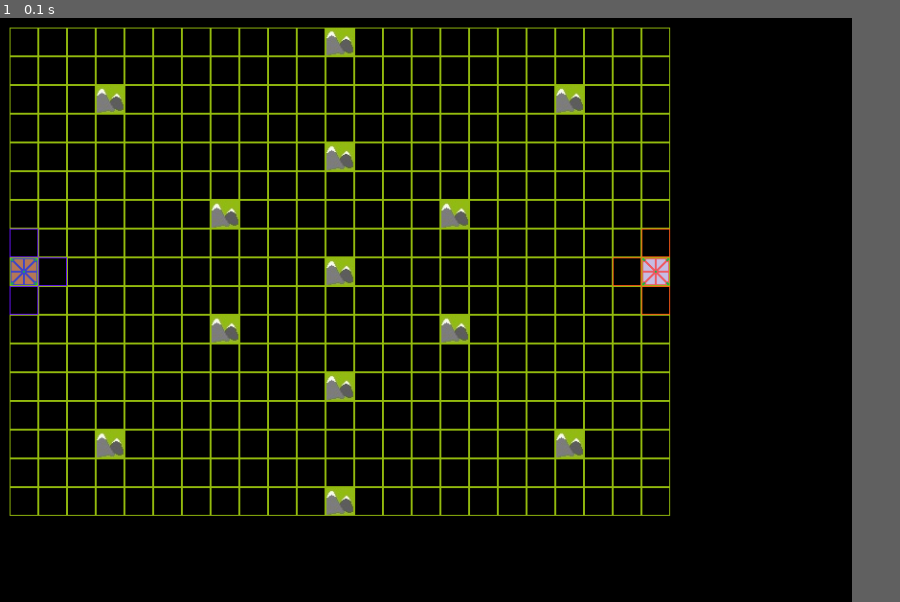
Above: before the commit, frame 1.
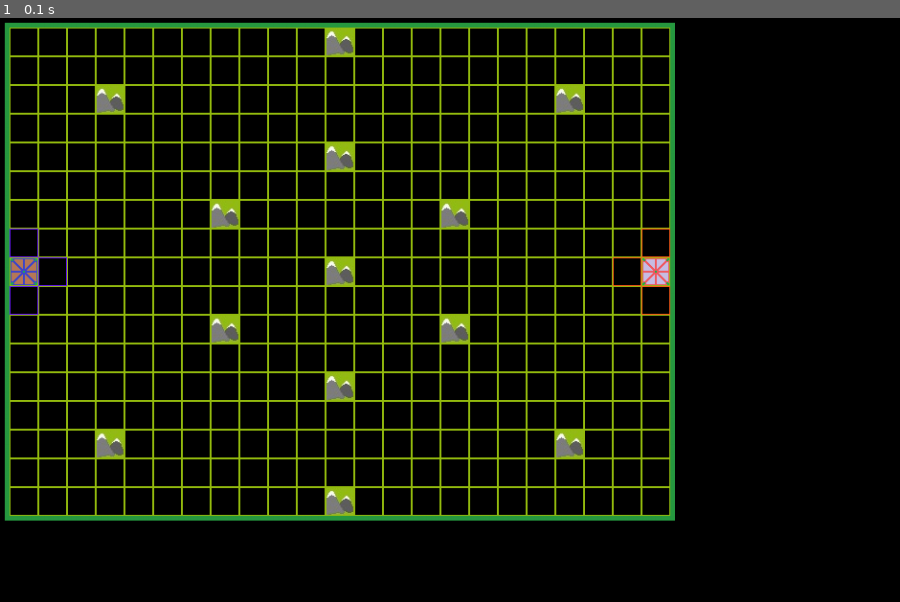
Above: after the commit, the same moment.

Repository: MikhailSK/PyGame
Game: pygame game, started from main.py
The game is run twice, just before and just after one commit, with the same random seed, the same clock (stepped at 60 frames per second) and the same inputs.
Inputs:
- Up to frame 1 (0.1 s): no input
In our replay, the window is 852x584 before the commit and 900x584 after it. These sizes can differ from the game's own. Grey fills any space a smaller window leaves; there, only what the larger window draws over its background counts as a difference.

The runs differ from the first frame. In frame 1, 2.4% of the frame differs, in the area x 0-75%, y 0-87%.

Commit message:
add frame of board

Diff:
--- a/Board.py
+++ b/Board.py
@@ -1,5 +1,3 @@
-import pygame
-import random
 import numpy as np
 from unit import *
 from screen import *
@@ -16,7 +14,9 @@
     def __init__(self, width, height, screen):
         self.screen = screen
         self.color = {0: (0, 0, 0), -1: (0, 150, 50),
-                      1: (255, 150, 0), 2: (0, 110, 10), 11: (107, 24, 255), 22: (255, 93, 25)}
+                      1: (255, 150, 0), 2: (0, 110, 10),
+                      11: (107, 24, 255), 22: (255, 93, 25),
+                      12: (0, 150, 50), "frame": (40, 154, 65)}
         self.xod = -1
         self.width_board = width
         self.height_board = height
@@ -49,61 +49,129 @@
                 m_par = 0
                 if x_pos == 0:
                     if y_pos == 0:
-                        if self.board[x_pos + 1][y_pos] in range(12, 13) or self.board[x_pos][y_pos + 1] in range(12, 13):
-                            m_par = 11
-                        elif self.board[x_pos + 1][y_pos] in range(22, 23) or self.board[x_pos][y_pos + 1] in range(22, 23):
+                        if self.board[x_pos + 1][y_pos] \
+                                in range(12, 13) \
+                                or self.board[x_pos][y_pos + 1] \
+                                in range(12, 13):
+                            m_par = 11
+                        elif self.board[x_pos + 1][y_pos] \
+                                in range(22, 23) \
+                                or self.board[x_pos][y_pos + 1] \
+                                in range(22, 23):
                             m_par = 22
                     elif y_pos == BOARD_H - 1:
-                        if self.board[x_pos + 1][y_pos] in range(12, 13) or self.board[x_pos][y_pos - 1] in range(12, 13):
-                            m_par = 11
-                        elif self.board[x_pos + 1][y_pos] in range(22, 23) or self.board[x_pos][y_pos - 1] in range(22, 23):
+                        if self.board[x_pos + 1][y_pos] \
+                                in range(12, 13) \
+                                or self.board[x_pos][y_pos - 1] \
+                                in range(12, 13):
+                            m_par = 11
+                        elif self.board[x_pos + 1][y_pos] \
+                                in range(22, 23) \
+                                or self.board[x_pos][y_pos - 1] \
+                                in range(22, 23):
                             m_par = 22
                     else:
-                        if self.board[x_pos + 1][y_pos] in range(12, 13) or self.board[x_pos][y_pos - 1] in range(12, 13)\
-                                or self.board[x_pos][y_pos + 1] in range(12, 13):
-                            m_par = 11
-                        elif self.board[x_pos + 1][y_pos] in range(22, 23) or self.board[x_pos][y_pos - 1] in range(22, 23)\
-                                or self.board[x_pos][y_pos + 1] in range(22, 23):
+                        if self.board[x_pos + 1][y_pos] \
+                                in range(12, 13) \
+                                or self.board[x_pos][y_pos - 1] \
+                                in range(12, 13) \
+                                or self.board[x_pos][y_pos + 1] \
+                                in range(12, 13):
+                            m_par = 11
+                        elif self.board[x_pos + 1][y_pos] \
+                                in range(22, 23) \
+                                or self.board[x_pos][y_pos - 1] \
+                                in range(22, 23) \
+                                or self.board[x_pos][y_pos + 1] \
+                                in range(22, 23):
                             m_par = 22
                 elif x_pos == BOARD_W - 1:
                     if y_pos == 0:
-                        if self.board[x_pos - 1][y_pos] in range(12, 13) or self.board[x_pos][y_pos + 1] in range(12, 13):
-                            m_par = 11
-                        elif self.board[x_pos - 1][y_pos] in range(22, 23) or self.board[x_pos][y_pos + 1] in range(22, 23):
+                        if self.board[x_pos - 1][y_pos] \
+                                in range(12, 13) \
+                                or self.board[x_pos][y_pos + 1] \
+                                in range(12, 13):
+                            m_par = 11
+                        elif self.board[x_pos - 1][y_pos] \
+                                in range(22, 23) \
+                                or self.board[x_pos][y_pos + 1] \
+                                in range(22, 23):
                             m_par = 22
                     elif y_pos == BOARD_H - 1:
-                        if self.board[x_pos - 1][y_pos] in range(12, 13) or self.board[x_pos][y_pos - 1] in range(12, 13):
-                            m_par = 11
-                        elif self.board[x_pos - 1][y_pos] in range(22, 23) or self.board[x_pos][y_pos - 1] in range(22, 23):
+                        if self.board[x_pos - 1][y_pos] \
+                                in range(12, 13) \
+                                or self.board[x_pos][y_pos - 1] \
+                                in range(12, 13):
+                            m_par = 11
+                        elif self.board[x_pos - 1][y_pos] \
+                                in range(22, 23) \
+                                or self.board[x_pos][y_pos - 1] \
+                                in range(22, 23):
                             m_par = 22
                     else:
-                        if self.board[x_pos - 1][y_pos] in range(12, 13) or self.board[x_pos][y_pos - 1] in range(12, 13)\
-                                or self.board[x_pos][y_pos + 1] in range(12, 13):
-                            m_par = 11
-                        elif self.board[x_pos - 1][y_pos] in range(22, 23) or self.board[x_pos][y_pos - 1] in range(22, 23)\
-                                or self.board[x_pos][y_pos + 1] in range(22, 23):
+                        if self.board[x_pos - 1][y_pos] \
+                                in range(12, 13) \
+                                or self.board[x_pos][y_pos - 1] \
+                                in range(12, 13) \
+                                or self.board[x_pos][y_pos + 1] \
+                                in range(12, 13):
+                            m_par = 11
+                        elif self.board[x_pos - 1][y_pos] \
+                                in range(22, 23) \
+                                or self.board[x_pos][y_pos - 1] \
+                                in range(22, 23) \
+                                or self.board[x_pos][y_pos + 1] \
+                                in range(22, 23):
                             m_par = 22
                 else:
                     if y_pos == BOARD_H - 1:
-                        if self.board[x_pos - 1][y_pos] in range(12, 13) or self.board[x_pos][y_pos - 1] in range(12, 13)\
-                                or self.board[x_pos + 1][y_pos] in range(12, 13):
-                            m_par = 11
-                        elif self.board[x_pos - 1][y_pos] in range(22, 23) or self.board[x_pos][y_pos - 1] in range(22, 23)\
-                                or self.board[x_pos + 1][y_pos] in range(22, 23):
+                        if self.board[x_pos - 1][y_pos] \
+                                in range(12, 13) \
+                                or self.board[x_pos][y_pos - 1] \
+                                in range(12, 13) \
+                                or self.board[x_pos + 1][y_pos] \
+                                in range(12, 13):
+                            m_par = 11
+                        elif self.board[x_pos - 1][y_pos] \
+                                in range(22, 23) \
+                                or self.board[x_pos][y_pos - 1] \
+                                in range(22, 23) \
+                                or self.board[x_pos + 1][y_pos] \
+                                in range(22, 23):
                             m_par = 22
                     elif y_pos == 0:
-                        if self.board[x_pos - 1][y_pos] in range(12, 13) or self.board[x_pos][y_pos + 1] in range(12, 13)\
-                                or self.board[x_pos + 1][y_pos] in range(12, 13):
-                            m_par = 11
-                        elif self.board[x_pos - 1][y_pos] in range(22, 23) or self.board[x_pos][y_pos + 1] in range(22, 23)\
-                                or self.board[x_pos + 1][y_pos] in range(22, 23):
+                        if self.board[x_pos - 1][y_pos] \
+                                in range(12, 13) \
+                                or self.board[x_pos][y_pos + 1] \
+                                in range(12, 13) \
+                                or self.board[x_pos + 1][y_pos] \
+                                in range(12, 13):
+                            m_par = 11
+                        elif self.board[x_pos - 1][y_pos] \
+                                in range(22, 23) \
+                                or self.board[x_pos][y_pos + 1] \
+                                in range(22, 23) \
+                                or self.board[x_pos + 1][y_pos] \
+                                in range(22, 23):
                             m_par = 22
                     else:
-                        if self.board[x_pos - 1][y_pos] in range(12, 13) or self.board[x_pos][y_pos + 1] in range(12, 13)\
-                                or self.board[x_pos + 1][y_pos] in range(12, 13) or self.board[x_pos][y_pos + 1] in range(12, 13):
-                            m_par = 11
-                        elif self.board[x_pos - 1][y_pos] in range(22, 23) or self.board[x_pos][y_pos + 1] in range(22, 23)\
-                                or self.board[x_pos + 1][y_pos] in range(22, 23) or self.board[x_pos][y_pos + 1] in range(22, 23):
+                        if self.board[x_pos - 1][y_pos] \
+                                in range(12, 13) \
+                                or self.board[x_pos][y_pos + 1] \
+                                in range(12, 13) \
+                                or self.board[x_pos + 1][y_pos] \
+                                in range(12, 13) \
+                                or self.board[x_pos][y_pos + 1] \
+                                in range(12, 13):
+                            m_par = 11
+                        elif self.board[x_pos - 1][y_pos] \
+                                in range(22, 23) \
+                                or self.board[x_pos][y_pos + 1] \
+                                in range(22, 23) \
+                                or self.board[x_pos + 1][y_pos] \
+                                in range(22, 23) \
+                                or self.board[x_pos][y_pos + 1] \
+                                in range(22, 23):
                             m_par = 22
                 if m_par != 0:
                     pygame.draw.rect(self.screen, self.color[m_par],
@@ -127,7 +195,7 @@
             castle_blue.render()
             castle_blue.all_sprites.draw(screen)
             self.board[arr_castle[0][0]][arr_castle[0][1]] = 12
-            map_units[(arr_castle[0][0], arr_castle[0][1])]\
+            map_units[(arr_castle[0][0], arr_castle[0][1])] \
                 = castle_blue
 
             castle_red = CastleRed([int(arr_castle[1][0]) *
@@ -137,16 +205,24 @@
             castle_red.render()
             castle_red.all_sprites.draw(screen)
             self.board[arr_castle[1][0]][arr_castle[1][1]] = 22
-            map_units[(arr_castle[1][0], arr_castle[1][1])]\
+            map_units[(arr_castle[1][0], arr_castle[1][1])] \
                 = castle_red
 
+            pygame.draw.rect(screen, self.color["frame"],
+                             (5, 10, 5, 510))
+            pygame.draw.rect(screen, self.color["frame"],
+                             (700, 10, 5, 510))
+            pygame.draw.rect(screen, self.color["frame"],
+                             (5, 5, 700, 5))
+            pygame.draw.rect(screen, self.color["frame"],
+                             (5, 520, 700, 5))
             pygame.display.flip()
 
             self.is_map_rendered = 1
 
     def get_cell(self, mouse_position):
         x_pos, y_pos = mouse_position
-        if (x_pos <= 5 or x_pos >= self.width - 5) or\
+        if (x_pos <= 5 or x_pos >= self.width - 5) or \
                 (y_pos <= 5 or y_pos >= self.height - 5):
             print("miss", x_pos, y_pos, sep="-------")
             self.b_x_y = None
--- a/main.py
+++ b/main.py
@@ -1,5 +1,5 @@
 from Board import Board
-from screen import *
+from unit import *
 
 
 board = Board(BOARD_W, BOARD_H, screen)
@@ -21,6 +21,5 @@
         if event.type == pygame.MOUSEBUTTONUP:
             board.get_click(event.pos)
             par *= -1
-
     pygame.display.flip()
     clock.tick(FPS)
--- a/screen.py
+++ b/screen.py
@@ -4,6 +4,6 @@
 BOARD_H = 17
 BOARD_S = 30
 
-size = width, height = BOARD_W * BOARD_S + 200,\
+size = width, height = BOARD_W * BOARD_S + 250,\
                        BOARD_H * BOARD_S + 100
 screen = pygame.display.set_mode(size)
--- a/unit.py
+++ b/unit.py
@@ -1,4 +1,3 @@
-import pygame
 import os
 from screen import *
 
@@ -9,9 +8,9 @@
 sprite = pygame.sprite.Sprite()
 
 
-def win(winer):
+def win(winner):
     screen.fill((0, 0, 0))
-    print(winer)
+    print(winner)
 
 
 def load_image(name, color_key=None):
@@ -81,7 +80,6 @@
         self.image = load_image(self.name + ".png")
 
     def render(self, **kwargs):
-        # sprite = pygame.sprite.Sprite()
         m_wall = WallMg(self.all_sprites, self)
         m_wall.rect.x = self.coord[0]
         m_wall.rect.y = self.coord[1]
@@ -117,7 +115,8 @@
         pygame.draw.rect(self.screen, (150, 190, 16), (self.x, self.y, 30, 30))
         pygame.display.flip()
         print("DEAD")
-        win("Red")
+        winner = "Red"
+        win(winner)
 
 
 class CastleMgRed(pygame.sprite.Sprite):
